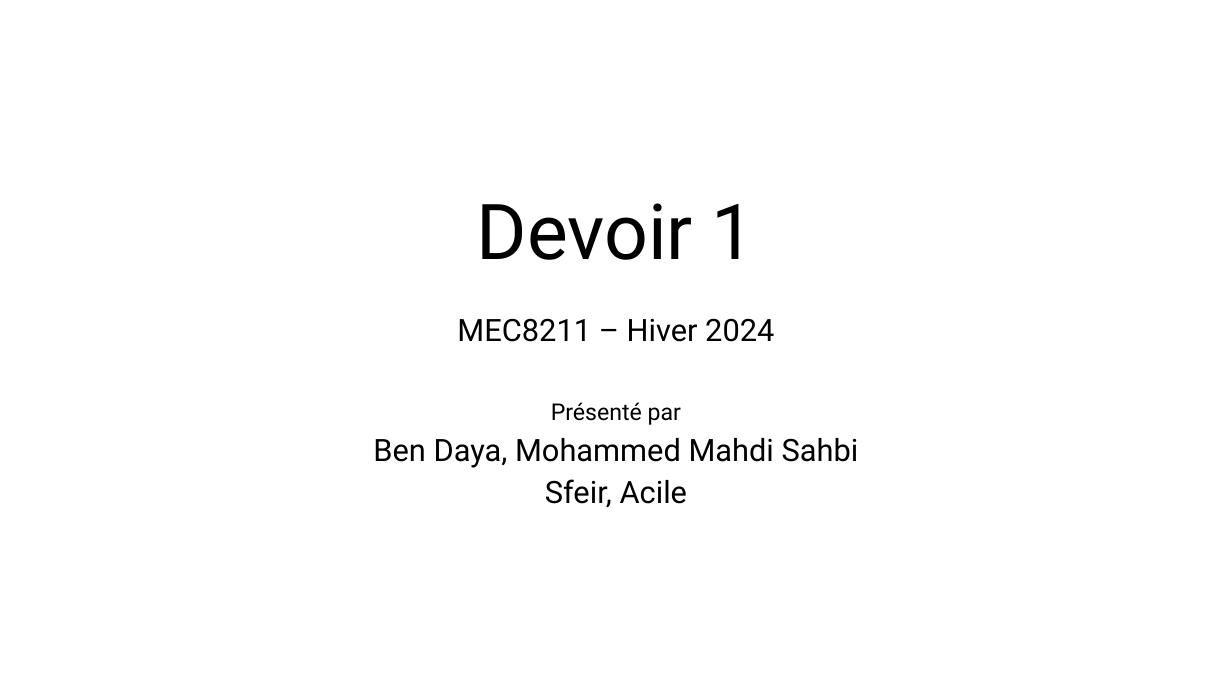
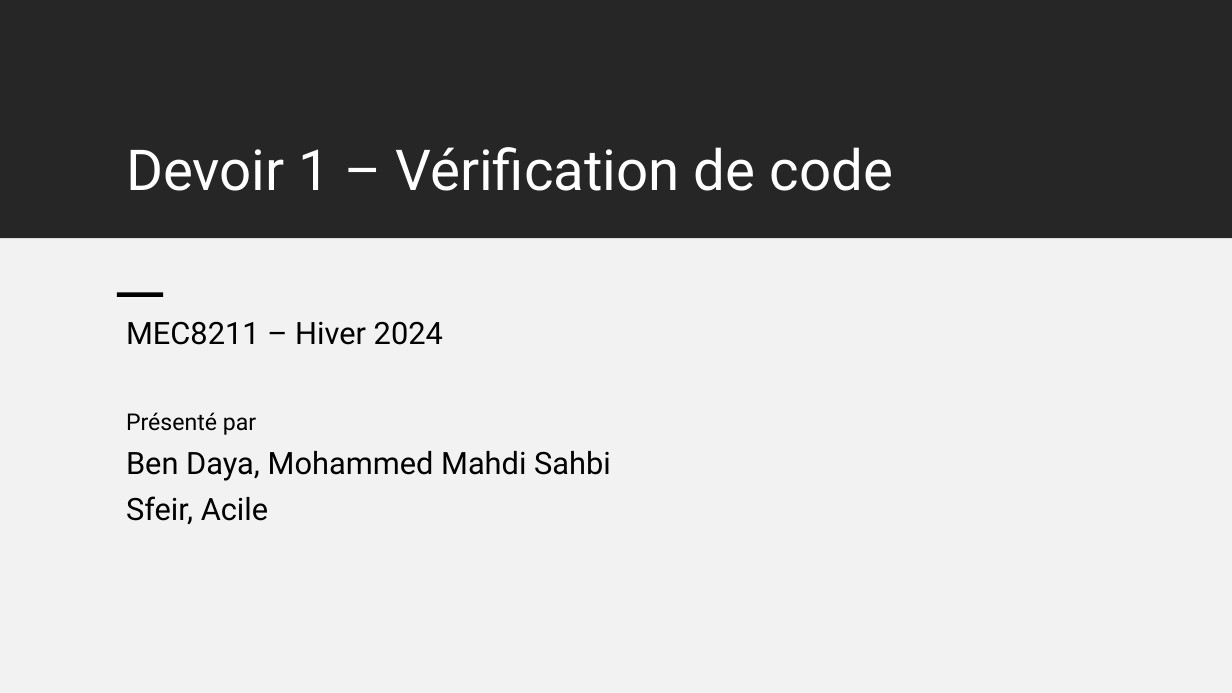
Before and after one commit to mehdibendaya/MEC8211-DEV1, a slide deck: slide 1 of Devoir_1.pptx. Drawn at 1232x693 pixels with LibreOffice and Linux fonts; fonts in the diff are those of the drawing. Boxes give left, top, right and bottom in pixels: in the first picture for what was removed or moved away, otherwise in the second. Text is boxed around its words. In the diff, an @@ line names an element or a change of style, - is before the commit and + after.

```diff
--- a/Devoir_1.pptx
+++ b/Devoir_1.pptx
@@ rectangle added at bbox=[0, 0, 1232, 238], fill #262626 @@
@@ title at bbox=[126, 147, 893, 191]: text changed; size 60 to 44 pt; text colour #000000 to #FFFFFF @@
-Devoir 1
+Devoir 1 – Vérification de code
@@ rectangle added at bbox=[0, 238, 1232, 693], fill #F2F2F2 @@
@@ rectangle added at bbox=[117, 292, 164, 297], fill #000000 @@
@@ subtitle "MEC8211 – Hiver 2024": place and size @@
-subtitle "MEC8211 – Hiver 2024" at bbox=[373, 318, 859, 508]
+subtitle "MEC8211 – Hiver 2024" at bbox=[126, 321, 611, 524]
@@ subtitle "MEC8211 – Hiver 2024" at bbox=[126, 321, 611, 524]: alignment centre to left; line spacing 0.8 to 0.9 @@
```
Also in this commit, not shown: 11 other slides changed, 6 slides added.
